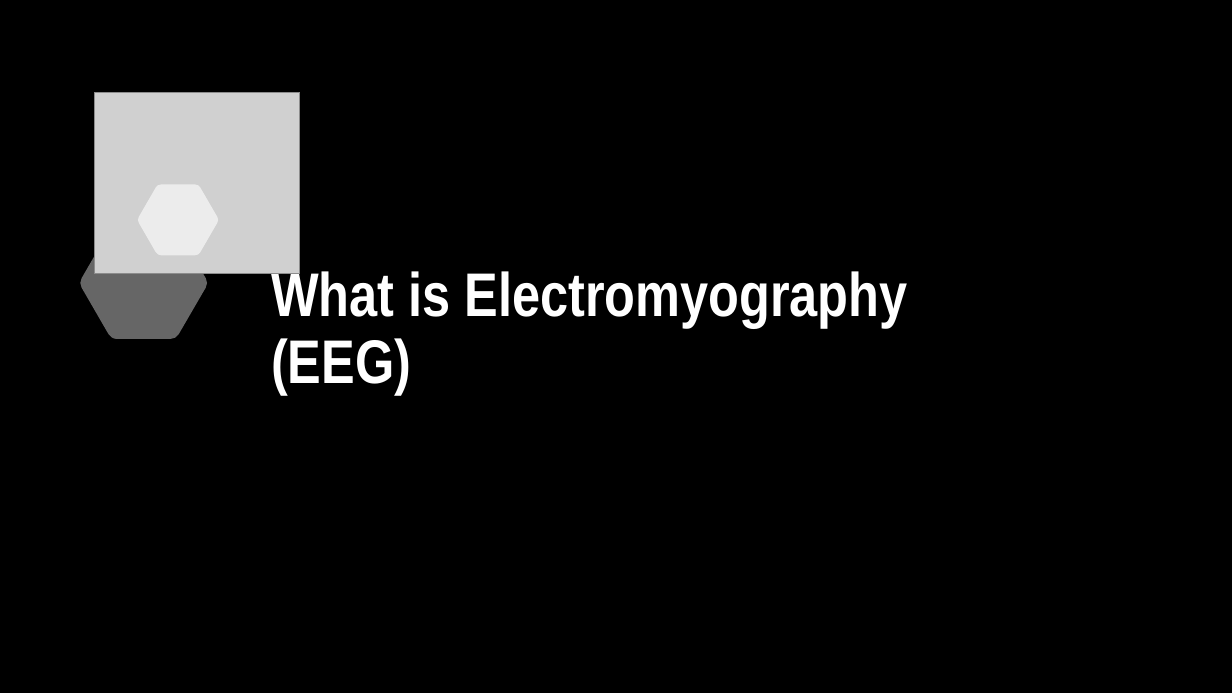
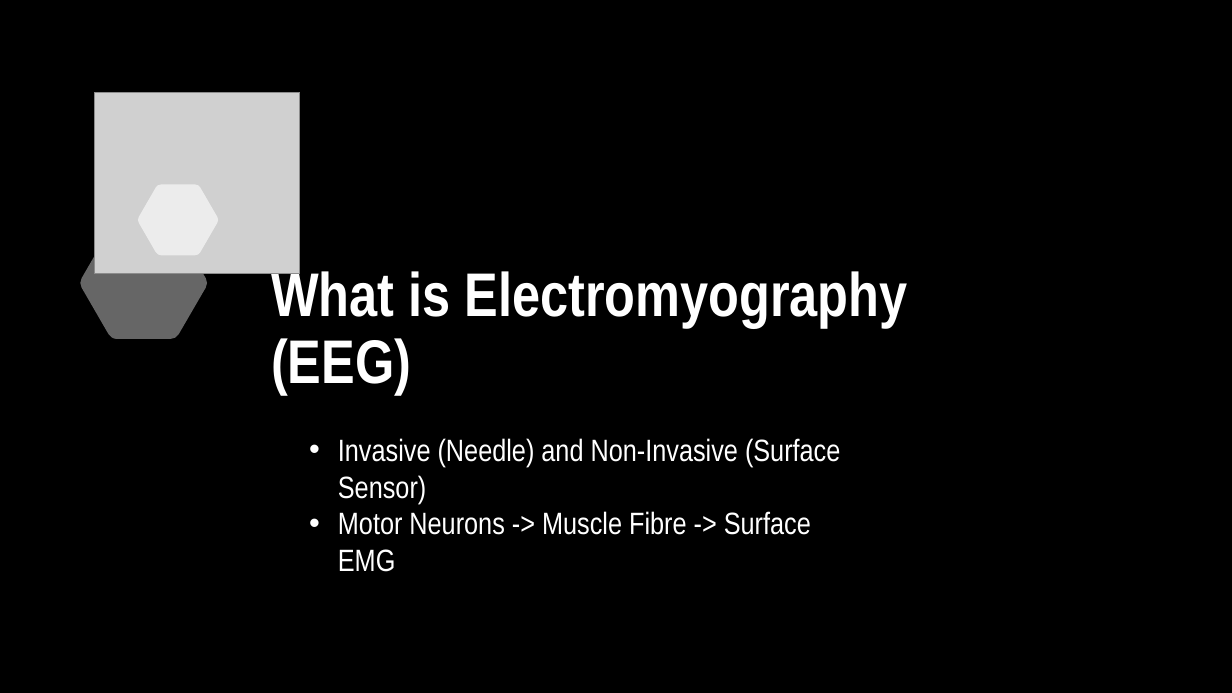
Before and after one commit to Keiishkii/Final-Year-Project, a slide deck: slide 4 of - Presentations/Pre-Proposal Presentation.pptx. Drawn at 1232x693 pixels with LibreOffice and Linux fonts; fonts in the diff are those of the drawing; grey boxes stand for pictures; background and template pictures are left out. Boxes give left, top, right and bottom in pixels: in the first picture for what was removed or moved away, otherwise in the second. Text is boxed around its words. In the diff, an @@ line names an element or a change of style, - is before the commit and + after.

```diff
--- a/- Presentations/Pre-Proposal Presentation.pptx
+++ b/- Presentations/Pre-Proposal Presentation.pptx
@@ text added at box(338, 438, 840, 535), 24 pt, text #FFFFFF @@
+• Invasive (Needle) and Non-Invasive (Surface Sensor)
+• Motor Neurons -> Muscle Fibre -> Surface EMG
```
Also in this commit, not shown: 5 other slides changed, 1 other file.
